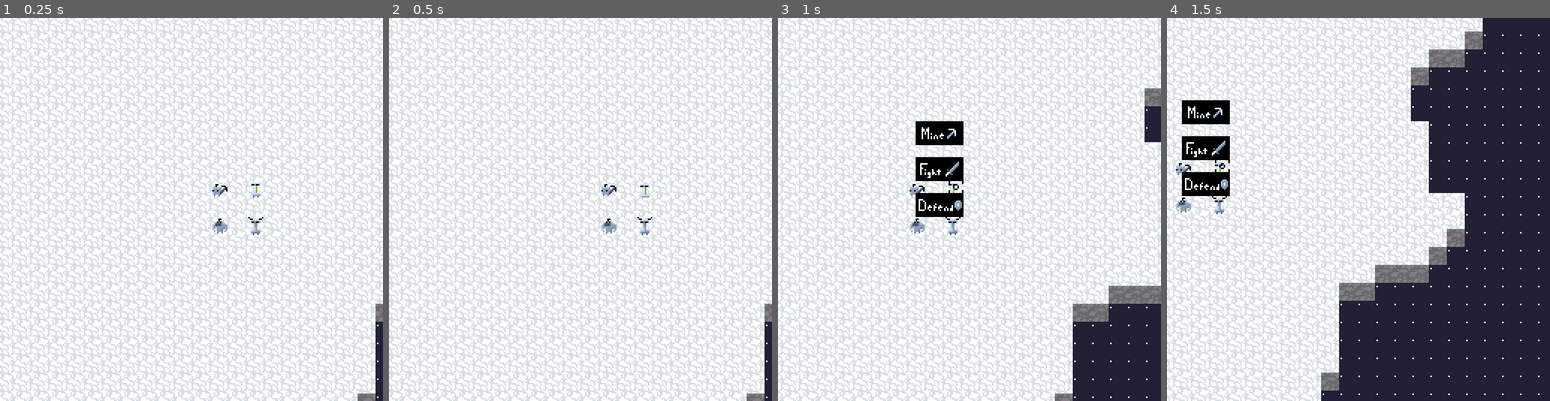
Above: before the commit, frames 1-4 (left to right).
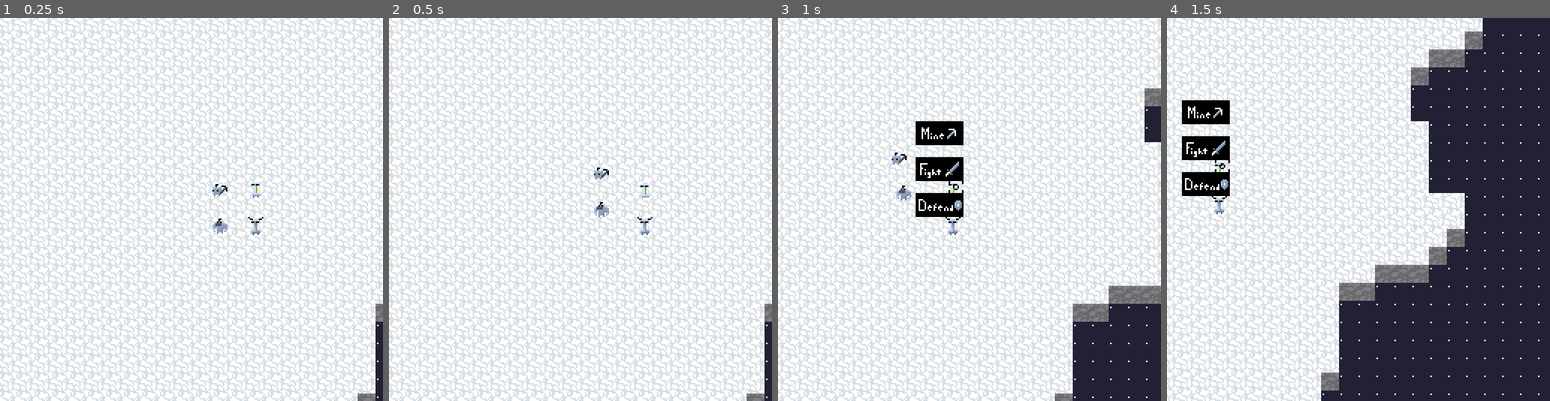
Above: after the commit, the same moments.

Repository: markpwns1/telephone-miners
Game: Godot game, scene res://scenes/game.tscn
The game is run twice, just before and just after one commit, with the same random seed, the same clock (stepped at 60 frames per second) and the same inputs.
Inputs (mouse positions are in pixels of both pictures, inside the frame that each line leads up to):
- Up to frame 1 (0.25 s): no input
- Up to frame 2 (0.5 s): no input
- Up to frame 3 (1 s): move the mouse to (1034, 190) at 0.52 s; hold D (control_right) from 0.53 s (still down); click (1034, 190) at 0.67 s
- Up to frame 4 (1.5 s): move the mouse to (1235, 190) at 1.27 s; release D (control_right) at 1.28 s; hold S (control_down) from 1.28 s (still down); click (1235, 190) at 1.42 s

Frame 1 is identical in both runs. In frame 2, 0.3% of the frame differs, in the area x 53-60%, y 39-57%; in frame 3, 0.3%; in frame 4, 0.2%.

Commit message:
movement for 2/3 unit types

Diff:
--- a/objects/fighter.gd
+++ b/objects/fighter.gd
@@ -1,4 +1,4 @@
-extends Area2D
+extends Pathfinder
 
 enum State {Idle, Moving, Fighting, Defending, Disconnected}
 
@@ -6,6 +6,9 @@
 var receiver: String = ""
 var fstate: int = State.Idle
 var mouse_on: bool = false
+
+func _ready():
+	nav = get_node("../world/nav") as Navigation2D
 
 func _process(delta):
 	if receiver != "":
@@ -16,7 +19,7 @@
 	var splitted_receiver = _receiver.split(" ")
 	var command = splitted_receiver[0]
 	if command == "move":
-		var coord = Vector2(splitted_receiver[1].to_float(), splitted_receiver[2].to_float())
+		target_pos = Vector2(splitted_receiver[1].to_float(), splitted_receiver[2].to_float())
 		fstate = State.Moving
 	elif command == "fight":
 		fstate = State.Fighting
@@ -30,3 +33,6 @@
 
 func _on_fighter_mouse_exited():
 	mouse_on = false
+
+func _on_global_timer_beat():
+	move_towards_target()
--- a/objects/miner.gd
+++ b/objects/miner.gd
@@ -1,19 +1,11 @@
-extends Area2D
+extends Pathfinder
 
 enum State { Idle, Moving, Mining, Disconnected }
-
-var nav: Navigation2D
 
 var connected = true
 var receiver: String = ""
 var mstate: int = State.Idle
 var mouse_on: bool = false
-
-var target_pos: Vector2
-var path: PoolVector2Array
-
-func resolve_path():
-	path = nav.get_simple_path(position, target_pos)
 
 func _ready():
 	nav = get_node("../world/nav") as Navigation2D
@@ -28,9 +20,6 @@
 	var command = splitted_receiver[0]
 	if command == "move":
 		target_pos = Vector2(splitted_receiver[1].to_float(), splitted_receiver[2].to_float())
-		print("Command to move to: ")
-		print(target_pos)
-		resolve_path()
 		mstate = State.Moving
 	elif command == "mine":
 		mstate = State.Mining
@@ -44,6 +33,4 @@
 	mouse_on = false
 
 func _on_global_timer_beat():
-	resolve_path()
-	if path and path[0]:
-		position = path[0]
+	move_towards_target()
--- /dev/null
+++ b/objects/pathfinder.gd
@@ -0,0 +1,24 @@
+extends Area2D
+
+class_name Pathfinder
+
+var nav: Navigation2D
+
+var target_pos: Vector2
+var path: PoolVector2Array
+
+func resolve_path():
+    if nav:
+	    path = nav.get_simple_path(position, target_pos)
+
+func move_towards_target():
+    var dist = position.distance_to(target_pos)
+
+    if dist < 12:
+        position = target_pos
+        return
+
+    resolve_path()
+
+    if path and path[1]:
+        position += (path[1] - position).normalized() * min(12, dist)
--- a/objects/pylon.gd
+++ b/objects/pylon.gd
@@ -27,3 +27,7 @@
 
 func _on_pylon_mouse_exited():
 	mouse_on = false
+
+func _on_global_timer_beat():
+	# move_towards_target()
+	pass
--- a/objects/world.tscn
+++ b/objects/world.tscn
@@ -10,10 +10,6 @@
 
 [sub_resource type="ConvexPolygonShape2D" id=2]
 points = PoolVector2Array( 12, 12, 0, 12, 0, 0, 12, 0 )
-
-[sub_resource type="NavigationPolygon" id=3]
-vertices = PoolVector2Array( 12, 12, 0, 12, 0, 0, 12, 0 )
-polygons = [ PoolIntArray( 0, 1, 2, 3 ) ]
 
 [sub_resource type="ConvexPolygonShape2D" id=4]
 points = PoolVector2Array( 12, 12, 0, 12, 0, 0, 12, 0 )
@@ -63,7 +59,6 @@
 2/tile_mode = 0
 2/occluder_offset = Vector2( 0, 0 )
 2/navigation_offset = Vector2( 0, 0 )
-2/navigation = SubResource( 3 )
 2/shape_offset = Vector2( 0, 0 )
 2/shape_transform = Transform2D( 1, 0, 0, 1, 0, 0 )
 2/shape = SubResource( 4 )
--- a/project.godot
+++ b/project.godot
@@ -8,9 +8,14 @@
 
 config_version=4
 
-_global_script_classes=[  ]
+_global_script_classes=[ {
+"base": "Area2D",
+"class": "Pathfinder",
+"language": "GDScript",
+"path": "res://objects/pathfinder.gd"
+} ]
 _global_script_class_icons={
-
+"Pathfinder": ""
 }
 
 [application]
--- a/scenes/game.tscn
+++ b/scenes/game.tscn
@@ -70,7 +70,10 @@
 texture = ExtResource( 11 )
 
 [node name="sfx_controller" parent="." instance=ExtResource( 10 )]
+
 [connection signal="beat" from="global_timer" to="miner" method="_on_global_timer_beat"]
+[connection signal="beat" from="global_timer" to="pylon" method="_on_global_timer_beat"]
+[connection signal="beat" from="global_timer" to="fighter" method="_on_global_timer_beat"]
 [connection signal="pressed" from="commands/move" to="." method="_on_move_pressed"]
 [connection signal="pressed" from="commands/mine" to="." method="_on_mine_pressed"]
 [connection signal="pressed" from="commands/fight" to="." method="_on_fight_pressed"]
Not shown: 1 places in objects/world.tscn that only renumber resources
